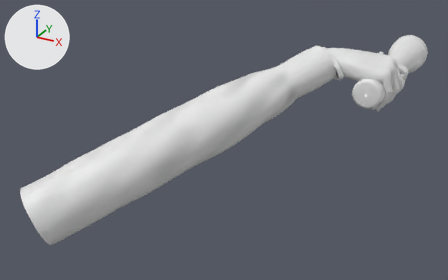
The glTF model godot/assets/models/mains/main_aurelia.glb: old version first, new version second.
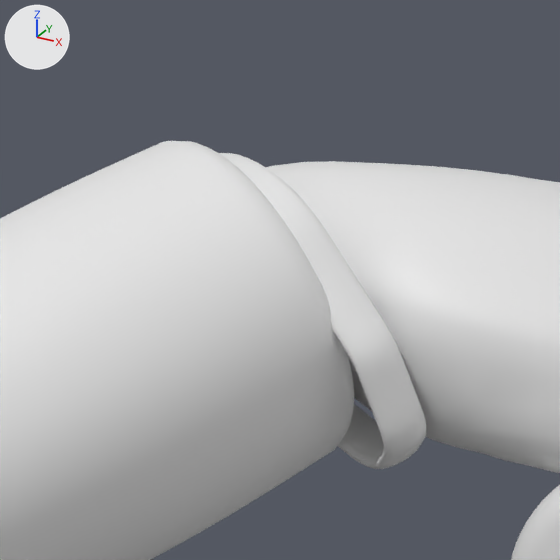
Each version is shown whole from a camera (50 mm lens) standing at (0.204, -0.792, 0.269) and looking at (-0.178, -0.097, -0.079), then close up on the part from 67% to 80% of the width and 11% to 32% of the height. Arrows for +X, +Y and +Z are at upper left; the lights stay in place. The first two pictures are the older version. Vertices at exactly the same position are counted once.

The first close-up shows 'Bracelet', 'Lampe', 'Main', 'Manche'.
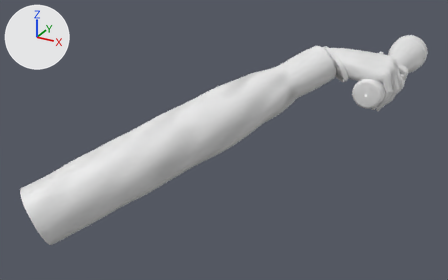
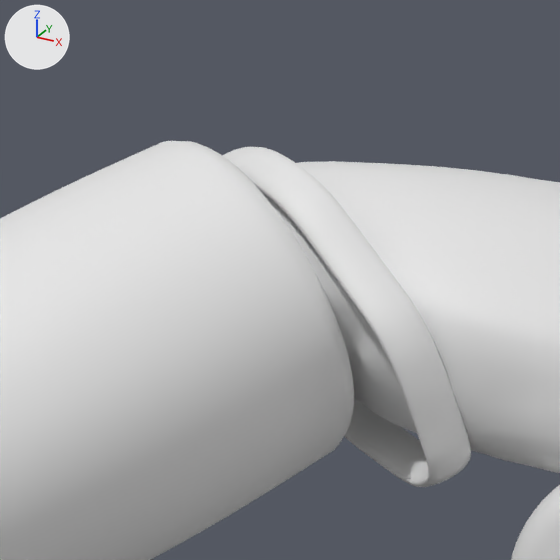
The change, as a diff of the scene's bpy script:
```diff
--- a/godot/assets/models/mains/main_aurelia.glb.py
+++ b/godot/assets/models/mains/main_aurelia.glb.py
@@ me_bracelet @@
 # used by ob_bracelet; location = (0.0, 0.0, 0.0)
-me_bracelet.from_pydata(...)  # 3072 vertices, 6144 faces; spans x -0.0801..-0.0322, y -0.0464..-0.0082, z 0.0121..0.0515
+me_bracelet.from_pydata(...)  # 3072 vertices, 6144 faces; spans x -0.0772..-0.0264, y -0.0454..-0.0052, z 0.01..0.0521
+# me_bracelet part 1: 3072 of 3072 vertices moved; they spanned x -0.0801..-0.0322, y -0.0464..-0.0082, z 0.0121..0.0515 and now span x -0.0772..-0.0264, y -0.0454..-0.0052, z 0.01..0.0521; mean shift (0.0046, 0.0022, -0.0008)
 me_bracelet.materials.append(mat_bracelet)
```

Pixel boxes (x1, y1, x2, y2) of what changed, in the close-ups (560 x 560 px):
'Bracelet', reshaped: before (219, 153, 426, 469); after (222, 147, 471, 487)
